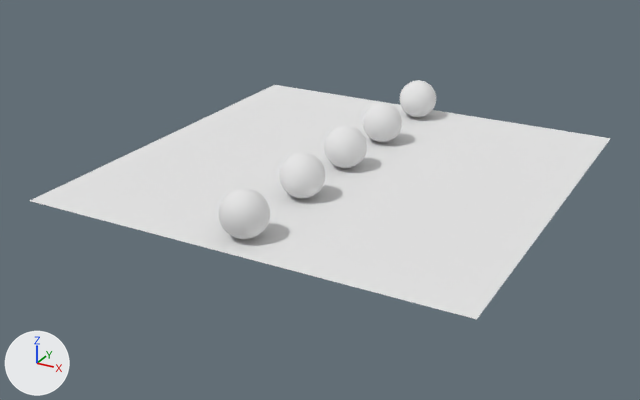
One commit to the Blender file src/main/resources/assets/levels/level0/scene.blend: the scene before it, then after it.
Rendered twice from a 50 mm camera at (17.6, -34.4, 15.2) aimed at (-0.6, -1.4, -1.3). The axes (+X, +Y, +Z) are drawn at lower left. The lights are the same throughout.
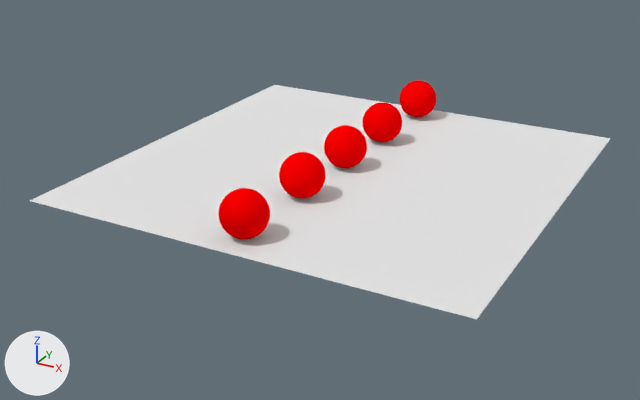
What the commit changed:
Material 'Mat1' (mat_mat1) changes colour from white #e7e7e7 to red #ff0000; in linear values from (0.8, 0.8, 0.8) to (1.0, 0.0, 0.0).
Material 'Mat2' (mat_mat2) changes colour from white #e7e7e7 to red #ff0000; in linear values from (0.8, 0.8, 0.8) to (1.0, 0.0, 0.0).
Material 'Mat3' (mat_mat3) changes colour from white #e7e7e7 to red #ff0000; in linear values from (0.8, 0.8, 0.8) to (1.0, 0.0, 0.0).
Material 'Mat4' (mat_mat4) changes colour from white #e7e7e7 to red #ff0000; in linear values from (0.8, 0.8, 0.8) to (1.0, 0.0, 0.0).
Material 'Mat5' (mat_mat5) changes colour from white #e7e7e7 to red #ff0000; in linear values from (0.8, 0.8, 0.8) to (1.0, 0.0, 0.0).

Location of each change, (x1, y1, x2, y2) in pixels of the pictures (640 x 400 px):
'Sphere', recoloured (white to red): (219, 80, 436, 239) in both
